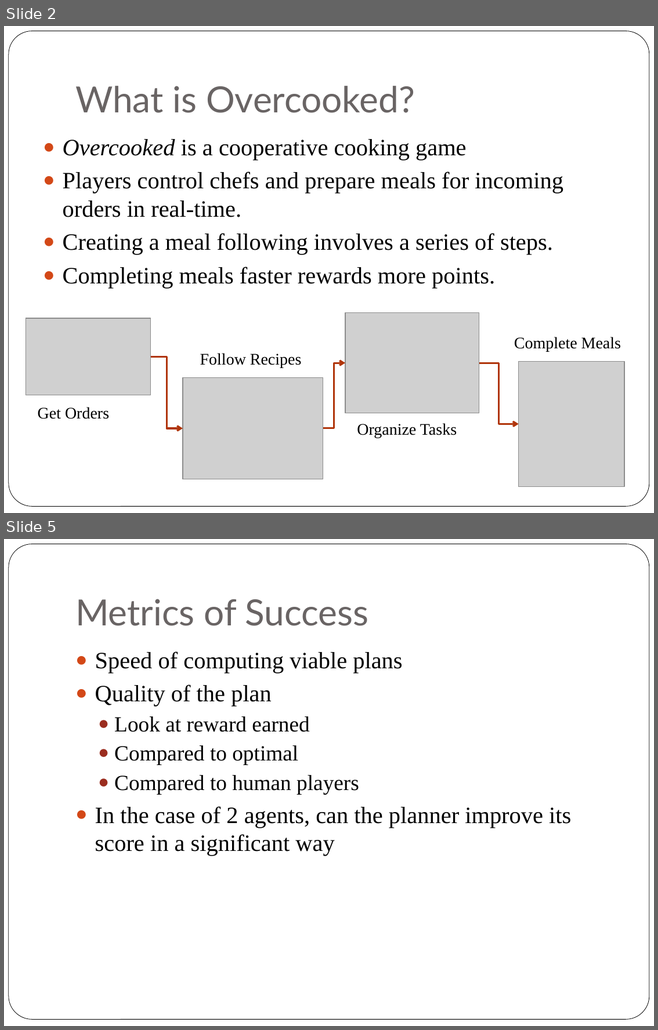
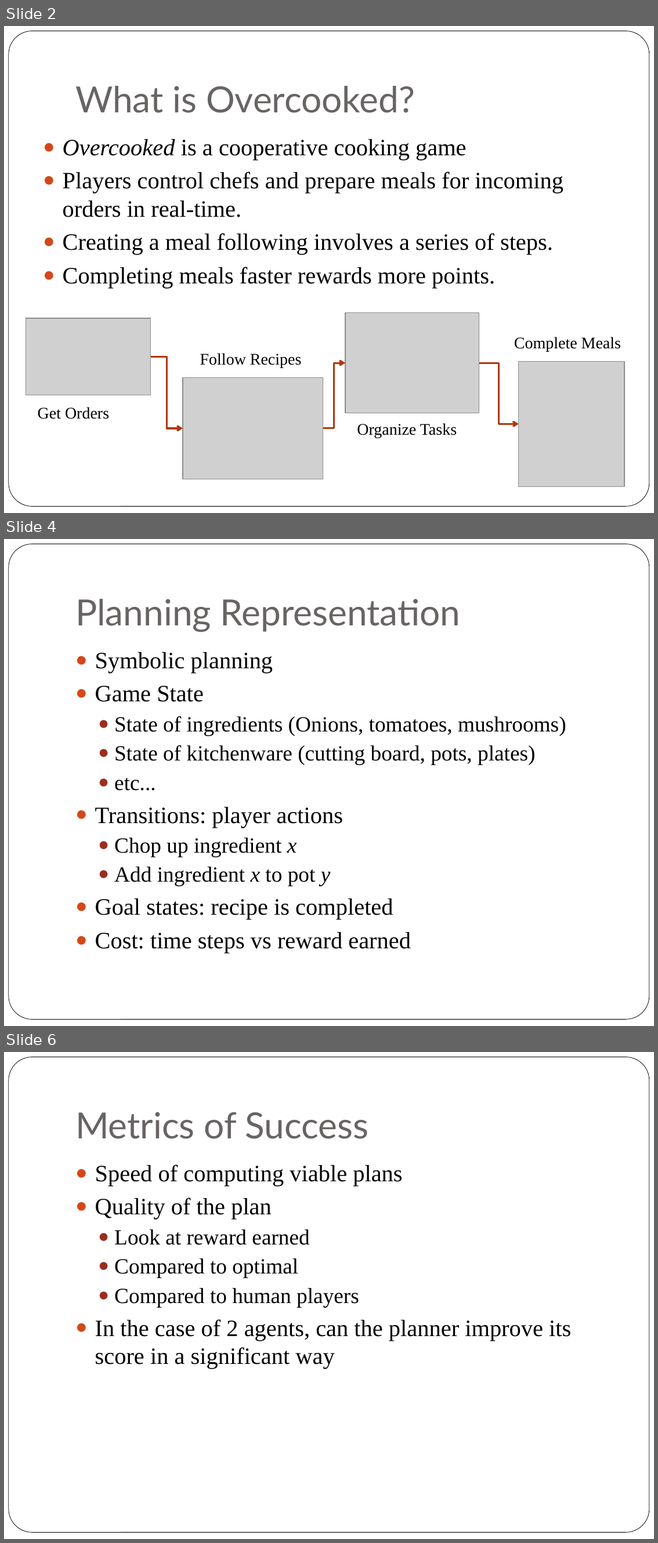
Before and after one commit to FourSwordKirby/OvercookedAI, a slide deck: Overcooked AI.pptx. Shown one above the other, each under a label of ours: slides 2 and 5 before the commit, slides 2, 4 and 6 after it; the slides between them are not shown. The pictures are 658x1030 and 658x1543 pixels, drawn with LibreOffice and Linux fonts; fonts in the diff are those of the drawing; grey boxes stand for pictures. Boxes give left, top, right and bottom in pixels: in the first picture for what was removed or moved away, otherwise in the second. Text is boxed around its words. In the diff, an @@ line names an element or a change of style, - is before the commit and + after.

```diff
--- a/Overcooked AI.pptx
+++ b/Overcooked AI.pptx
@@ slide 4 added at [4, 539, 654, 1026], background #FFFFFF; not listed: 1 template element that a slide beside it also shows @@
@@ title added at [75, 599, 460, 632], 40 pt, text #696464 @@
+Planning Representation
@@ text added at [95, 652, 566, 953], 24 pt, text #000000 @@
+● Symbolic planning
+● Game State
+  ● State of ingredients (Onions, tomatoes, mushrooms)
+  ● State of kitchenware (cutting board, pots, plates)
+  ● etc...
+● Transitions: player actions
+  ● Chop up ingredient x
+  ● Add ingredient x to pot y
+● Goal states: recipe is completed
+● Cost: time steps vs reward earned
@@ what was slide 5 is now slide 6 @@
```
Also in this commit, not shown: 2 slides changed.
